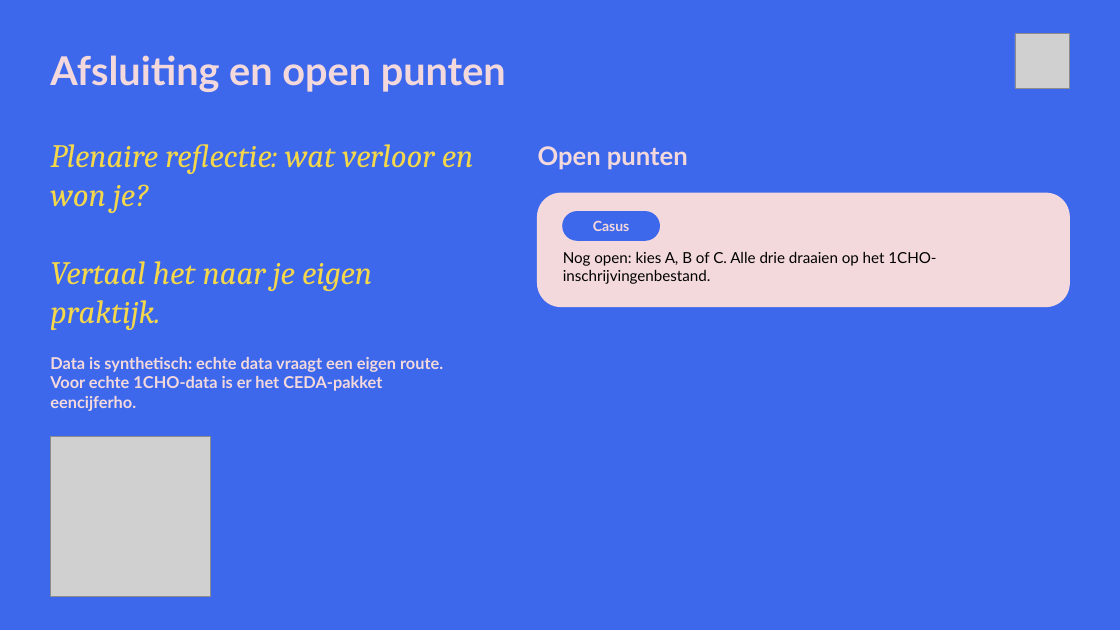
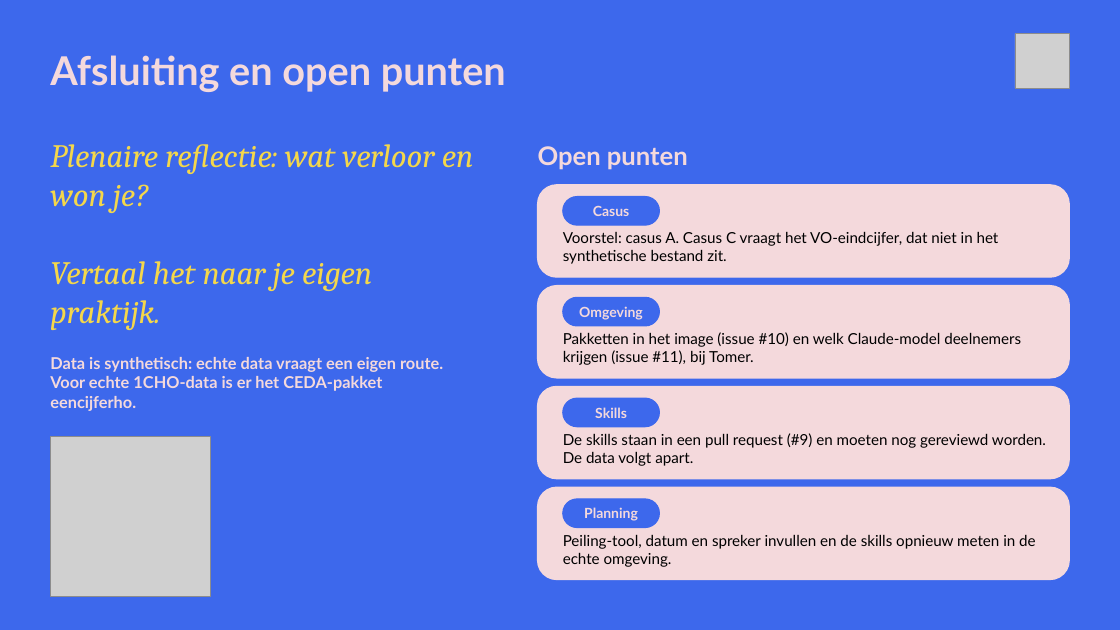
Before and after one commit to cedanl/clidev-presentaties, a slide deck: slide 15 of workshop-rad/exports/workshop-voorstel-RAD_120min.pptx. Drawn at 1120x630 pixels with LibreOffice and Linux fonts; fonts in the diff are those of the drawing; grey boxes stand for pictures. Boxes give left, top, right and bottom in pixels: in the first picture for what was removed or moved away, otherwise in the second. Text is boxed around its words. In the diff, an @@ line names an element or a change of style, - is before the commit and + after.

```diff
--- a/workshop-rad/exports/workshop-voorstel-RAD_120min.pptx
+++ b/workshop-rad/exports/workshop-voorstel-RAD_120min.pptx
@@ rounded rectangle: place and size @@
-rounded rectangle at (538, 193, 1070, 307)
+rounded rectangle at (538, 185, 1070, 277)
@@ text "Casus": place and size @@
-text "Casus" at (593, 221, 629, 231)
+text "Casus" at (593, 206, 629, 216)
@@ rounded rectangle: place and size @@
-rounded rectangle at (563, 212, 660, 240)
+rounded rectangle at (563, 197, 660, 225)
@@ text at (563, 231, 999, 264): text changed @@
-Nog open: kies A, B of C. Alle drie draaien op het 1CHO-inschrijvingenbestand.
+Voorstel: casus A. Casus C vraagt het VO-eindcijfer, dat niet in het synthetische bestand zit.
@@ rounded rectangle added at (538, 286, 1070, 378), fill #F4D9DC, outline #F4D9DC 1 pt @@
@@ rounded rectangle added at (563, 297, 660, 326), fill #3D68EC, outline #3D68EC 1 pt @@
@@ text added at (579, 306, 643, 320), 12 pt, text #F4D9DC, bold @@
+Omgeving
@@ text added at (563, 332, 1021, 365), 13 pt, text #000000 @@
+Pakketten in het image (issue #10) en welk Claude-model deelnemers krijgen (issue #11), bij Tomer.
@@ rounded rectangle added at (538, 386, 1070, 479), fill #F4D9DC, outline #F4D9DC 1 pt @@
@@ rounded rectangle added at (563, 398, 660, 427), fill #3D68EC, outline #3D68EC 1 pt @@
@@ text added at (595, 407, 627, 418), 12 pt, text #F4D9DC, bold @@
+Skills
@@ text added at (563, 433, 1046, 466), 13 pt, text #000000 @@
+De skills staan in een pull request (#9) en moeten nog gereviewd worden. De data volgt apart.
@@ rounded rectangle added at (538, 487, 1070, 580), fill #F4D9DC, outline #F4D9DC 1 pt @@
@@ rounded rectangle added at (563, 499, 660, 528), fill #3D68EC, outline #3D68EC 1 pt @@
@@ text added at (584, 507, 638, 521), 12 pt, text #F4D9DC, bold @@
+Planning
@@ text added at (563, 534, 1035, 567), 13 pt, text #000000 @@
+Peiling-tool, datum en spreker invullen en de skills opnieuw meten in de echte omgeving.
```
Also in this commit, not shown: 9 other slides changed, 7 other files.
